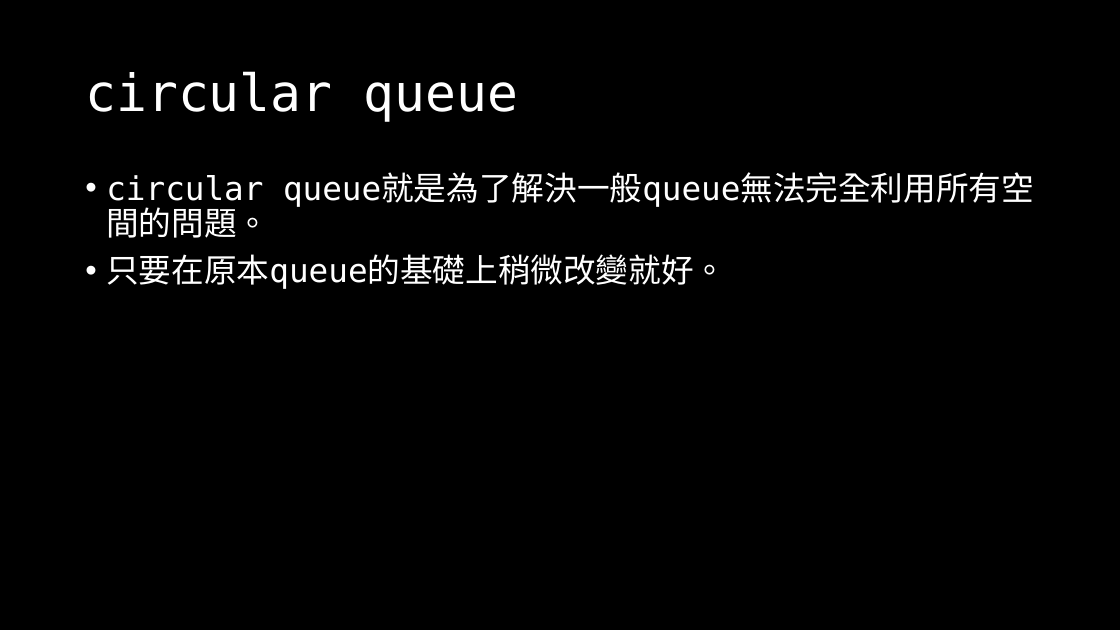
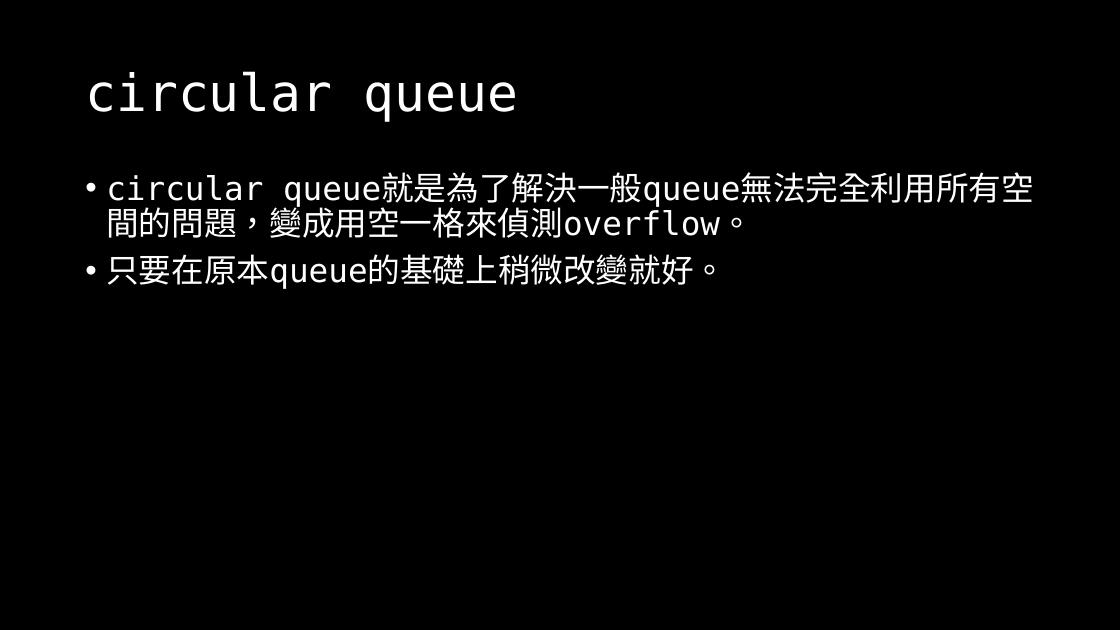
Before and after one commit to OEmiliatanO/those_c_prog_didnt_teach, a slide deck: slide 73 of Ch3/Ch3-data structure.pptx (slide 70 before the commit). Drawn at 1120x630 pixels with LibreOffice and Linux fonts; fonts in the diff are those of the drawing. Boxes give left, top, right and bottom in pixels: in the first picture for what was removed or moved away, otherwise in the second. Text is boxed around its words. In the diff, an @@ line names an element or a change of style, - is before the commit and + after.

Commit message:
update Ch3 ppt

```diff
--- a/Ch3/Ch3-data structure.pptx
+++ b/Ch3/Ch3-data structure.pptx
@@ text at (x1=106, y1=175, x2=752, y2=238): text changed @@
-• circular queue就是為了解決一般queue無法完全利用所有空間的問題。
+• circular queue就是為了解決一般queue無法完全利用所有空間的問題，變成用空一格來偵測overflow。
```
Also in this commit, not shown: 8 other slides changed, 3 slides added.
